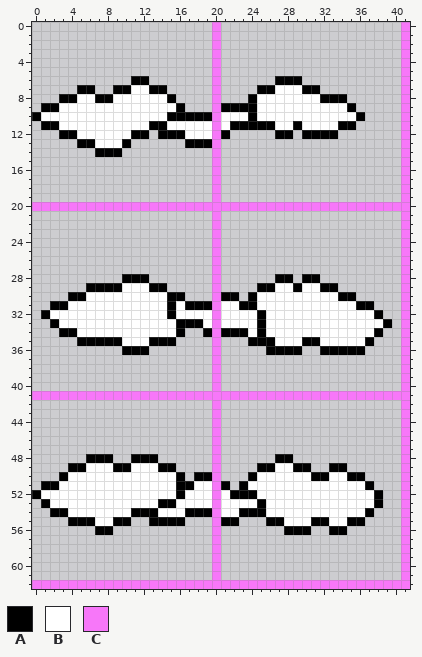
Pixel-art sprite: ExampleMod/Content/Tiles/CustomTree/ExampleCustomTree_Branch2.png. Above: the version before the commit.
The file is 84x126 pixels, drawn in blocks of 2x2; one block is one cell here.
Palette (. is transparent): A #000000  B #ffffff  C #f777f9
Pixels before, first column x 0:
 0 ....................C....................C
 1 ....................C....................C
 2 ....................C....................C
 3 ....................C....................C
 4 ....................C....................C
 5 ....................C....................C
 6 ...........AA.......C......AAA...........C
 7 .....AA..AABBAA.....C....AABBBAA.........C
 8 ...AABBAABBBBBBA....C...ABBBBBBBAAA......C
 9 .AABBBBBBBBBBBBBA...CAAAABBBBBBBBBBA.....C
10 ABBBBBBBBBBBBBBAAAAACBBBABBBBBBBBBBBA....C
11 .AABBBBBBBBBBAABBBBBCBAAAAABBABBBBAA.....C
12 ...AABBBBBBAA.AAABBBCA.....AA.AAAA.......C
13 .....AABBBA......AAAC....................C
14 .......AAA..........C....................C
15 ....................C....................C
16 ....................C....................C
17 ....................C....................C
18 ....................C....................C
19 ....................C....................C
20 CCCCCCCCCCCCCCCCCCCCCCCCCCCCCCCCCCCCCCCCCC
21 ....................C....................C
22 ....................C....................C
23 ....................C....................C
24 ....................C....................C
25 ....................C....................C
26 ....................C....................C
27 ....................C....................C
28 ..........AAA.......C......AA.AA.........C
29 ......AAAABBBAA.....C....AABBABBAA.......C
30 ....AABBBBBBBBBAA...CAA.ABBBBBBBBBAA.....C
31 ..AABBBBBBBBBBBABAAACBBAABBBBBBBBBBBAA...C
32 .ABBBBBBBBBBBBBABBBBCBBBBABBBBBBBBBBBBA..C
33 ..ABBBBBBBBBBBBBAAABCBBBBABBBBBBBBBBBBBA.C
34 ...AABBBBBBBBBBBA..ACAAABABBBBBBBBBBBBA..C
35 .....AAAAABBBAAA....C...AAABBBAABBBBBA...C
36 ..........AAA.......C.....AAAA..AAAAA....C
37 ....................C....................C
38 ....................C....................C
39 ....................C....................C
40 ....................C....................C
41 CCCCCCCCCCCCCCCCCCCCCCCCCCCCCCCCCCCCCCCCCC
42 ....................C....................C
43 ....................C....................C
44 ....................C....................C
45 ....................C....................C
46 ....................C....................C
47 ....................C....................C
48 ......AAA..AAA......C......AA............C
49 ....AABBBAABBBAA....C....AABBAA..AA......C
50 ...ABBBBBBBBBBBBA.AAC...ABBBBBBAABBAA....C
51 .AABBBBBBBBBBBBBAABBCA.ABBBBBBBBBBBBBA...C
52 ABBBBBBBBBBBBBBBABBBCBAAABBBBBBBBBBBBBA..C
53 .ABBBBBBBBBBBBAABBBBCBBBBABBBBBBBBBBBBA..C
54 ..AABBBBBBBAAABBBAAACBBAAABBBBBBBBBBBA...C
55 ....AAABBAA..AAAA...CAA...AABBBAABBAA....C
56 .......AA...........C.......AAA..AA......C
57 ....................C....................C
58 ....................C....................C
59 ....................C....................C
60 ....................C....................C
61 ....................C....................C
62 CCCCCCCCCCCCCCCCCCCCCCCCCCCCCCCCCCCCCCCCCC
After:
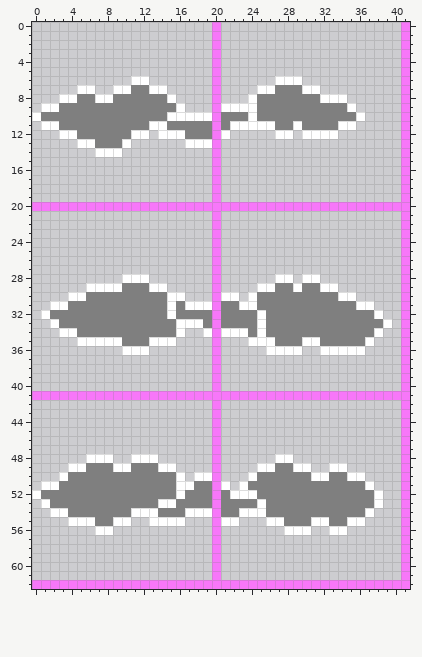
Commit: make example custom tree use different style sprites
Edits made:
colour A: #000000 -> #ffffff
colour B: #ffffff -> #7f7f7f
Pixel boxes of the changes (left, top, right, bottom) in both pictures:
changed: (32, 76, 365, 157)
changed: (41, 274, 392, 355)
changed: (32, 454, 383, 535)
